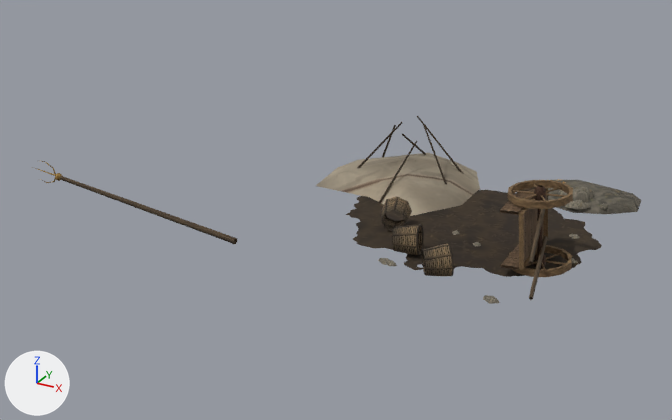
The glTF model ordo/assets/models/kipchak/ken_ruin.glb as it was, and as the next commit left it.
Camera for both pictures: a camera (50 mm lens) standing at (5.78, -15.5, 7.45) and looking at (-2.51, -0.41, -0.09). The lights are fixed; the arrows at lower left show +X, +Y and +Z. The picture after the commit comes second. Vertices at exactly the same position are counted once.

Before the edit, the objects in view are built like this:
```python
me_ground = bpy.data.meshes.new('Ground')
me_ground.from_pydata(...)  # 35 vertices, 48 faces; spans x -3.0..3.0, y -2.6..2.6, z 0.03
me_ground.materials.append(mat_kipchak_cutout)
me_kenruin = bpy.data.meshes.new('KenRuin')
me_kenruin.from_pydata(...)  # 696 vertices, 988 faces; spans x -8.2..2.87, y -3.13..3.07, z 0.0..1.52
me_kenruin.materials.append(mat_kipchak)
ob_ground = bpy.data.objects.new('Ground', me_ground)
ob_ground.location = (0.0, 0.0, 0.0)
ob_kenruin = bpy.data.objects.new('KenRuin', me_kenruin)
ob_kenruin.location = (0.0, 0.0, 0.0)
```
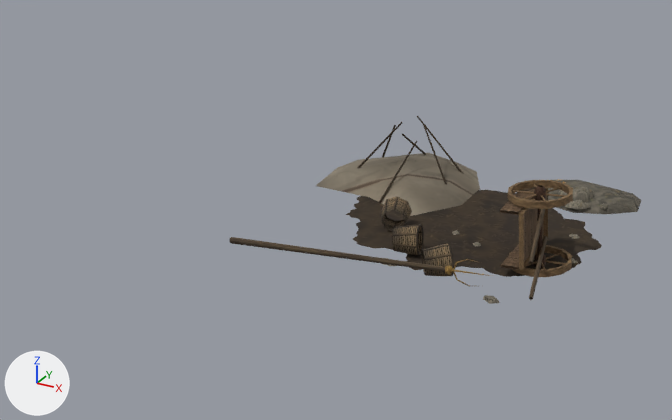
Boxes [x1, y1, x2, y2] around the edits, measured in the pictures (672 x 420 px; the box of a moved part takes in the faces that stretch with it):
'KenRuin', reshaped (32% narrower): before [35, 116, 641, 304]; after [229, 116, 641, 304]
part 1 of me_kenruin, moved or reshaped: before [59, 176, 237, 244]; after [229, 237, 445, 272]
part 2 of me_kenruin, moved or reshaped: before [55, 173, 62, 181]; after [445, 265, 453, 275]
part 3 of me_kenruin, moved or reshaped: before [35, 168, 55, 176]; after [452, 270, 491, 276]
part 4 of me_kenruin, moved or reshaped: before [40, 178, 55, 183]; after [453, 259, 480, 271]
part 5 of me_kenruin, moved or reshaped: before [38, 160, 56, 175]; after [453, 271, 470, 286]
part 6 of me_kenruin, recoloured: [316, 153, 480, 216] in both
part 7 of me_kenruin, recoloured: [318, 160, 445, 214] in both

The change, as a diff of the scene's bpy script:
```diff
--- a/ordo/assets/models/kipchak/ken_ruin.glb.py
+++ b/ordo/assets/models/kipchak/ken_ruin.glb.py
@@ me_kenruin @@
 # used by ob_kenruin; location = (0.0, 0.0, 0.0)
-me_kenruin.from_pydata(...)  # 696 vertices, 988 faces; spans x -8.2..2.87, y -3.13..3.07, z 0.0..1.52
+me_kenruin.from_pydata(...)  # 696 vertices, 988 faces; spans x -3.49..2.87, y -3.13..3.07, z 0.0..1.52
+# me_kenruin part 1: the loose piece of 12 vertices spanning x -7.43..-3.19, y -3.01..-2.89, z 0.06..0.59 is turned 168 degrees about the y axis through its middle, then moved by (4.12, 0.0, 0.02)
+# me_kenruin part 2: the loose piece of 14 vertices spanning x -7.52..-7.37, y -3.02..-2.88, z 0.49..0.63 is turned 168 degrees about the y axis through its middle, then moved by (8.39, 0.0, 0.0)
+# me_kenruin part 3: the loose piece of 9 vertices spanning x -8.2..-7.48, y -2.97..-2.94, z 0.55..0.64 is turned 168 degrees about the y axis through its middle, then moved by (9.19, 0.0, 0.02)
+# me_kenruin part 4: the loose piece of 12 vertices spanning x -8.03..-7.51, y -2.97..-2.94, z 0.36..0.58 is turned 168 degrees about the y axis through its middle, then moved by (9.01, 0.0, 0.25)
+# me_kenruin part 5: the loose piece of 12 vertices spanning x -7.98..-7.51, y -2.96..-2.93, z 0.57..0.83 is turned 168 degrees about the y axis through its middle, then moved by (9.02, 0.0, -0.21)
+# me_kenruin part 6: 17 faces centred in x -3.25..-0.43, y 0.47..2.52, z 0.12..0.39 are repainted in the vertex colours; the middle colour goes from light grey #dcdcdc to grey #b6b6b6
+# me_kenruin part 7: 10 faces centred in x -3.11..-0.98, y 0.07..2.76, z 0.12..0.39 are repainted in the vertex colours; the middle colour goes from white #ededed to light grey #c4c4c4
 me_kenruin.materials.append(mat_kipchak)
```
